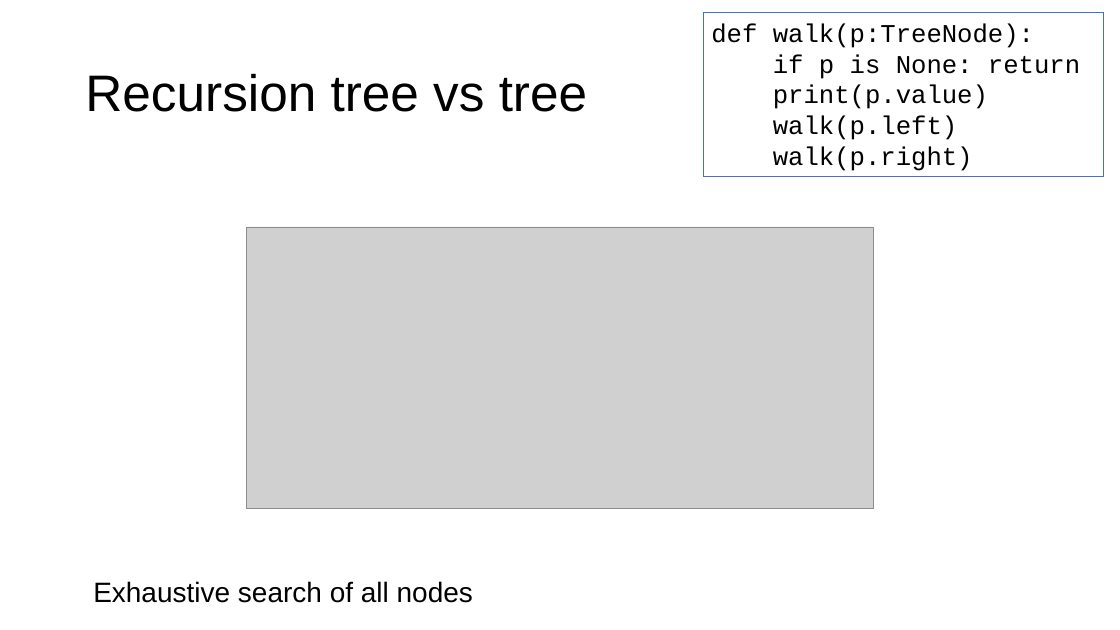
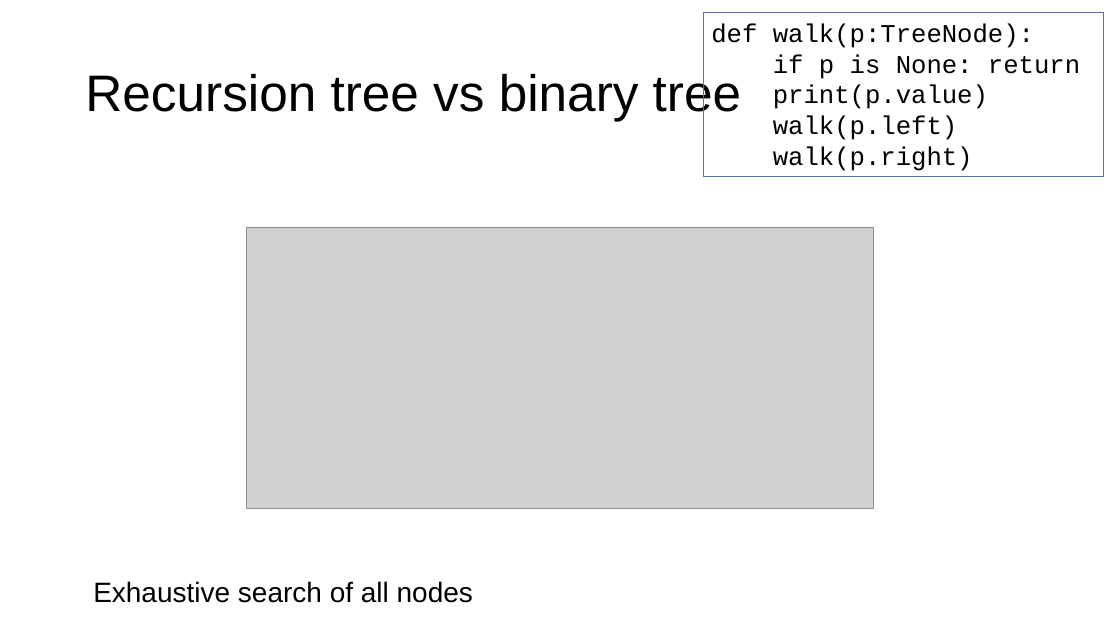
Before and after one commit to parrt/msds689, a slide deck: slide 7 of notes/walking-structures.pptx. Drawn at 1120x630 pixels with LibreOffice and Linux fonts; fonts in the diff are those of the drawing; grey boxes stand for pictures; background and template pictures are left out. Boxes give left, top, right and bottom in pixels: in the first picture for what was removed or moved away, otherwise in the second. Text is boxed around its words. In the diff, an @@ line names an element or a change of style, - is before the commit and + after.

```diff
--- a/notes/walking-structures.pptx
+++ b/notes/walking-structures.pptx
@@ title at [85,70,741,121]: text changed @@
-Recursion tree vs tree
+Recursion tree vs binary tree
```
Also in this commit, not shown: 6 other slides changed, 3 other files.
